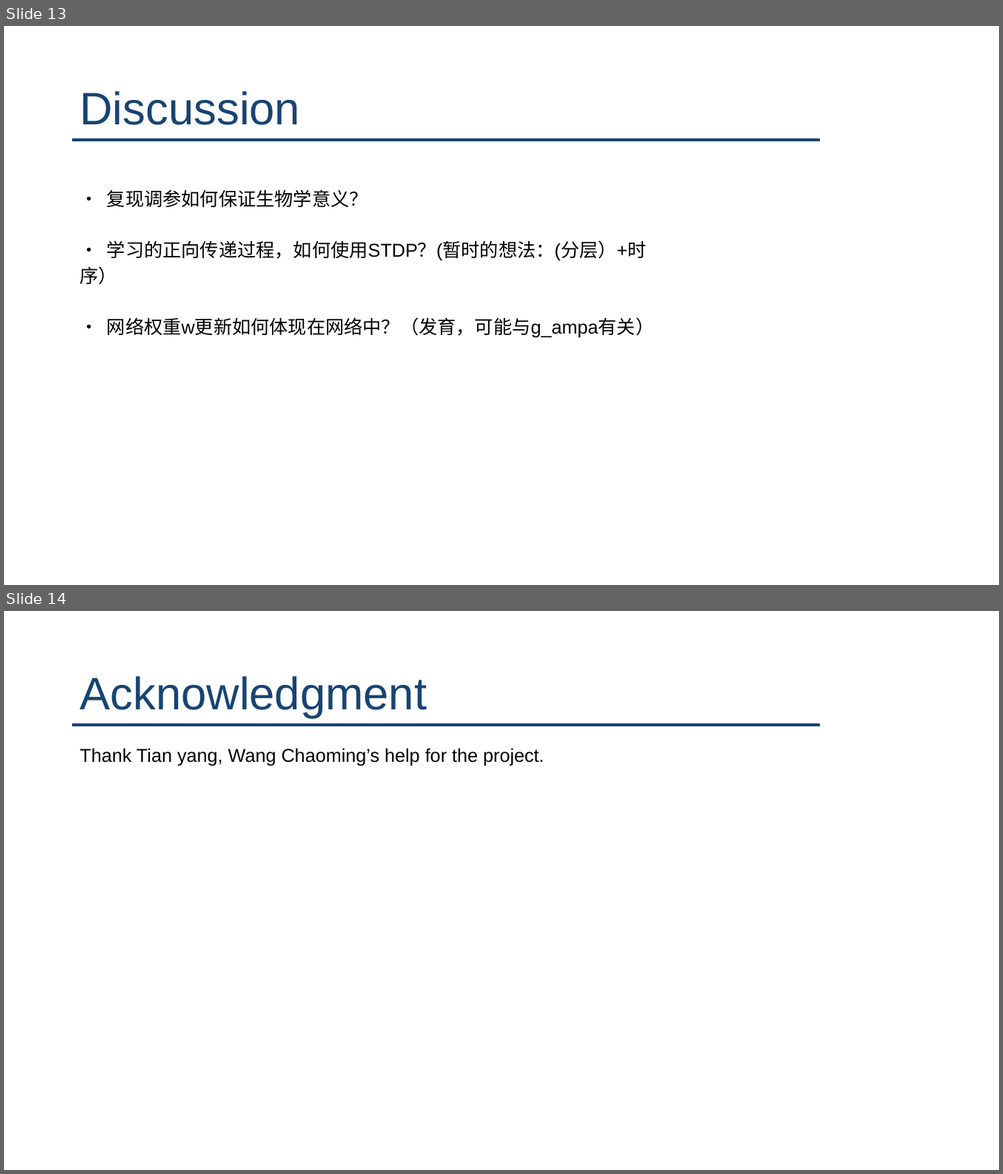
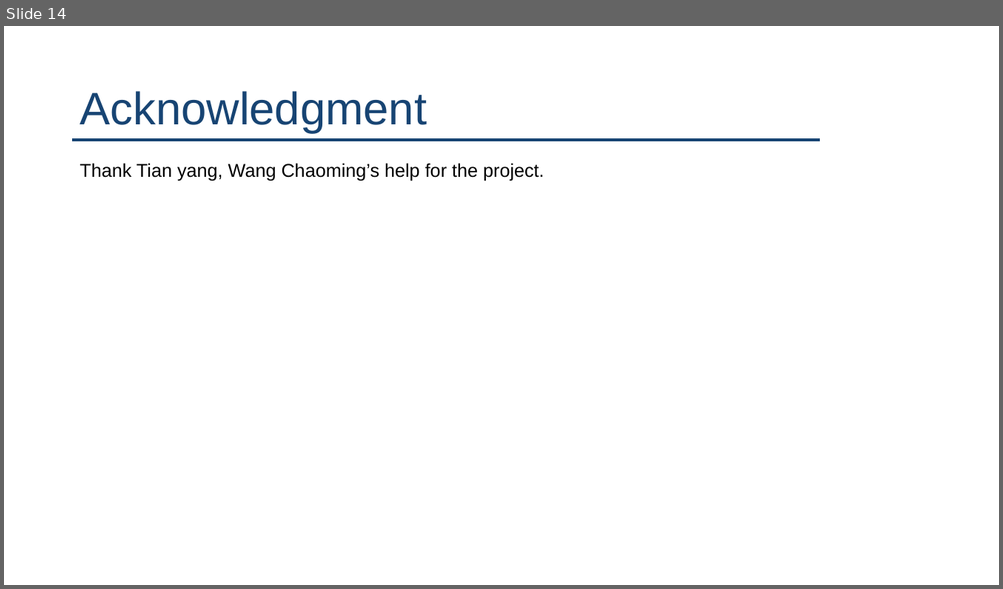
Before and after one commit to AohuaCheng/Neuro-and-Complexity-Science, a slide deck: Discuss/AohuaCheng_STDP.pptx. Shown one above the other, each under a label of ours: slides 13 and 14 before the commit, slide 14 after it. The pictures are 1003x1174 and 1003x589 pixels, drawn with LibreOffice and Linux fonts; fonts in the diff are those of the drawing. Boxes give left, top, right and bottom in pixels: in the first picture for what was removed or moved away, otherwise in the second. Text is boxed around its words. In the diff, an @@ line names an element or a change of style, - is before the commit and + after.

```diff
--- a/Discuss/AohuaCheng_STDP.pptx
+++ b/Discuss/AohuaCheng_STDP.pptx
@@ slide 13 removed at (x1=4, y1=26, x2=999, y2=585), background #FFFFFF @@
@@ title removed at (x1=79, y1=91, x2=300, y2=125) @@
-Discussion
@@ line removed from (73, 140) to (820, 140) @@
@@ text removed at (x1=79, y1=190, x2=654, y2=338) @@
-• 复现调参如何保证生物学意义？
-• 学习的正向传递过程，如何使用STDP？(暂时的想法：(分层）+时序）
-• 网络权重w更新如何体现在网络中？（发育，可能与g_ampa有关）
```
Also in this commit, not shown: 2 slides changed, 1 slide added, 8 other files.
